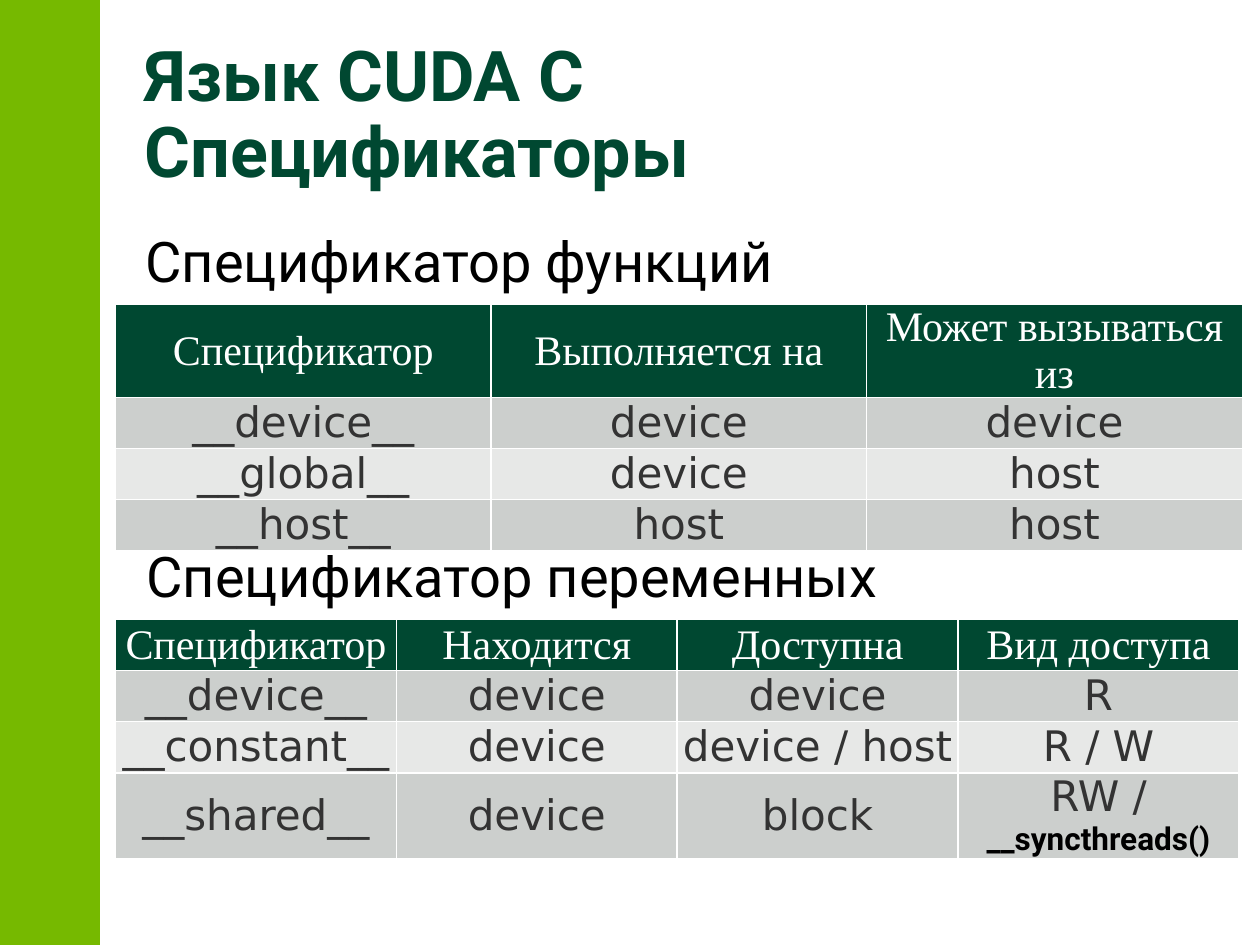
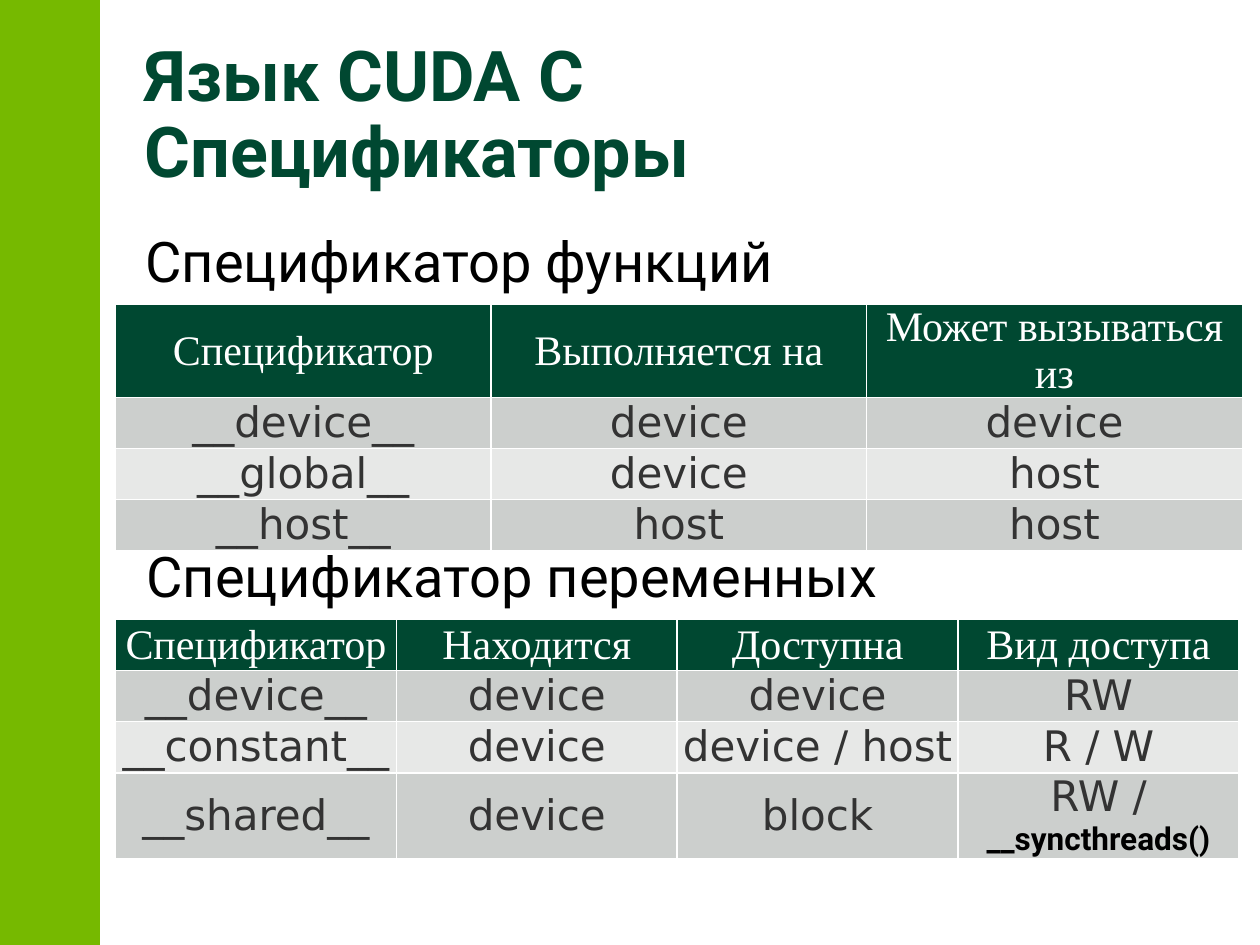
Before and after one commit to 7633/msu-cuda-course, a slide deck: slide 45 of Lectures/2011/Lectures/L1-14022011/L1-22022011.pptx. Drawn at 1260x945 pixels with LibreOffice and Linux fonts; fonts in the diff are those of the drawing. Boxes give left, top, right and bottom in pixels: in the first picture for what was removed or moved away, otherwise in the second. Text is boxed around its words. In the diff, an @@ line names an element or a change of style, - is before the commit and + after.

```diff
--- a/Lectures/2011/Lectures/L1-14022011/L1-22022011.pptx
+++ b/Lectures/2011/Lectures/L1-14022011/L1-22022011.pptx
@@ table at box(116, 620, 1240, 861) @@
-row 2, column 4: R
+row 2, column 4: RW
```
Also in this commit, not shown: 1 other file.
